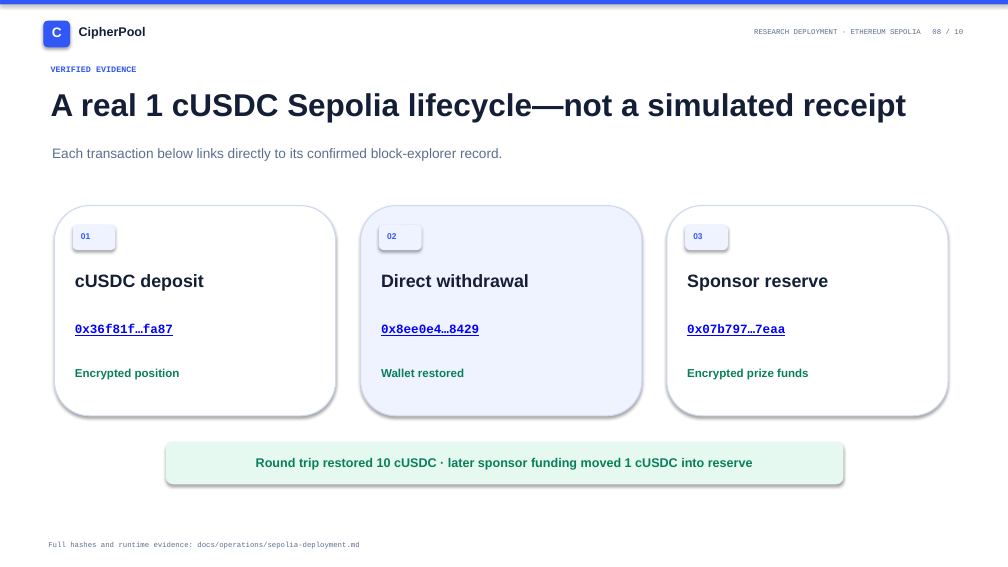
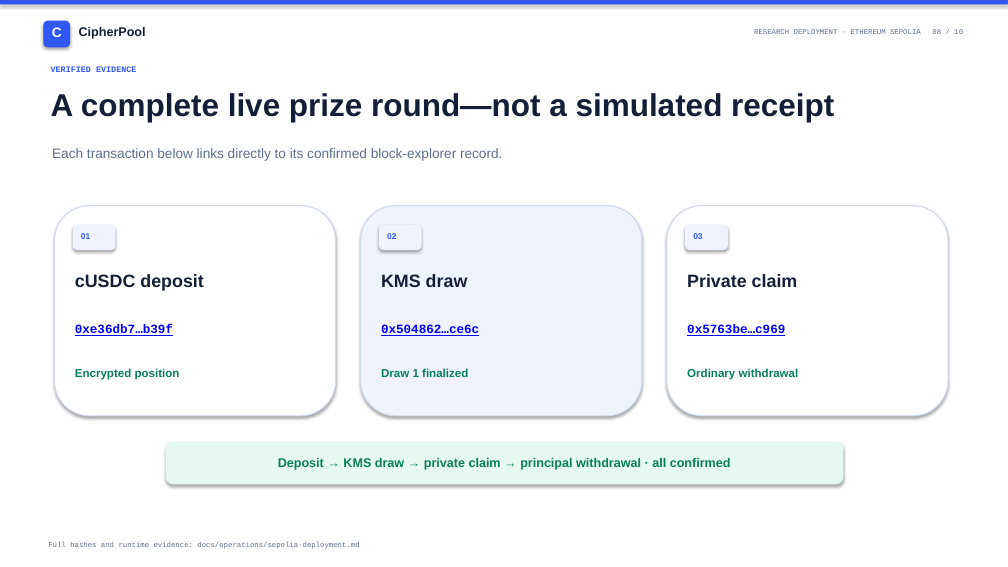
Before and after one commit to Webghost01-NG/cipherpool, a slide deck: slide 8 of docs/showcase/presentation/CipherPool-Presentation.pptx. Drawn at 1008x567 pixels with LibreOffice and Linux fonts; fonts in the diff are those of the drawing. Boxes give left, top, right and bottom in pixels: in the first picture for what was removed or moved away, otherwise in the second. Text is boxed around its words. In the diff, an @@ line names an element or a change of style, - is before the commit and + after.

Commit message:
feat(ops): verify complete Sepolia prize lifecycle

```diff
--- a/docs/showcase/presentation/CipherPool-Presentation.pptx
+++ b/docs/showcase/presentation/CipherPool-Presentation.pptx
@@ text at (51,93,834,122): text changed @@
-A real 1 cUSDC Sepolia lifecycle—not a simulated receipt
+A complete live prize round—not a simulated receipt
@@ text at (381,274,468,287): text changed @@
-Direct withdrawal
+KMS draw
@@ text at (687,274,798,287): text changed @@
-Sponsor reserve
+Private claim
@@ text at (75,324,173,336): text changed @@
-0x36f81f…fa87
+0xe36db7…b39f
@@ text at (381,324,479,336): text changed @@
-0x8ee0e4…8429
+0x504862…ce6c
@@ text at (687,324,785,336): text changed @@
-0x07b797…7eaa
+0x5763be…c969
@@ text at (381,368,468,377): text changed @@
-Wallet restored
+Draw 1 finalized
@@ text at (687,368,799,380): text changed @@
-Encrypted prize funds
+Ordinary withdrawal
@@ text at (278,458,731,470): text changed @@
-Round trip restored 10 cUSDC · later sponsor funding moved 1 cUSDC into reserve
+Deposit → KMS draw → private claim → principal withdrawal · all confirmed
```
Also in this commit, not shown: 1 other slide changed, 15 other files.
